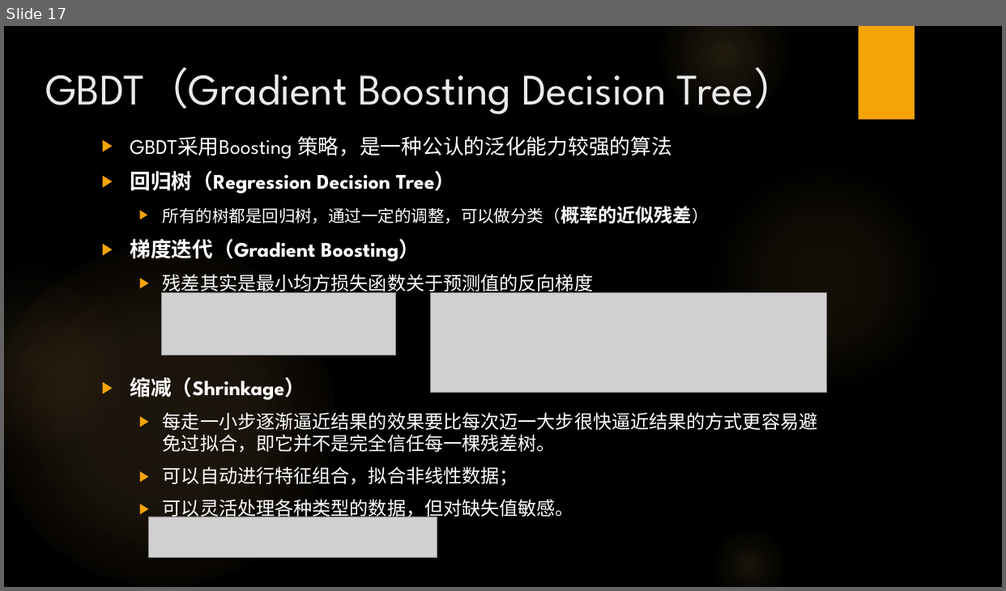
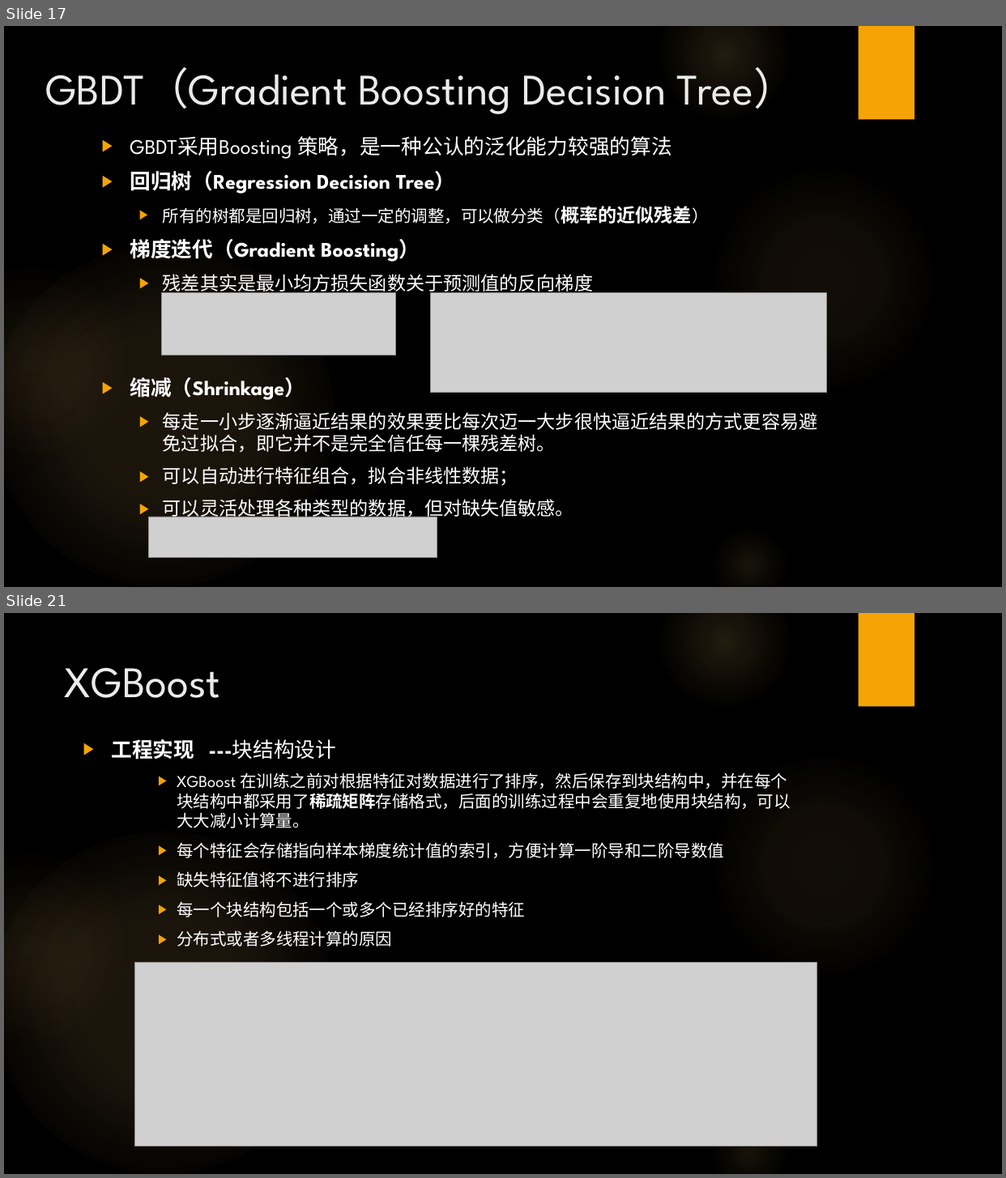
Before and after one commit to RobertWang2/DNN-MI, a slide deck: resources/分享PPT合集/决策树算法发展.pptx. Shown one above the other, each under a label of ours: slide 17 before the commit, slides 17 and 21 after it; the slides between them are not shown. The pictures are 1006x591 and 1006x1178 pixels, drawn with LibreOffice and Linux fonts; fonts in the diff are those of the drawing; grey boxes stand for pictures; background and template pictures are left out. Boxes give left, top, right and bottom in pixels: in the first picture for what was removed or moved away, otherwise in the second. Text is boxed around its words. In the diff, an @@ line names an element or a change of style, - is before the commit and + after.

```diff
--- a/resources/分享PPT合集/决策树算法发展.pptx
+++ b/resources/分享PPT合集/决策树算法发展.pptx
@@ slide 21 added at bbox=[4, 613, 1002, 1174], background picture (left out); not listed: 6 template elements that a slide beside it also shows @@
@@ title added at bbox=[65, 667, 221, 698], 42 pt, text #EBEBEB @@
+XGBoost
@@ text added at bbox=[111, 739, 791, 947], 16 pt, text #FFFFFF @@
+▶ 工程实现 ---块结构设计
+    ▶ XGBoost 在训练之前对根据特征对数据进行了排序，然后保存到块结构中，并在每个块结构中都采用了稀疏矩阵存储格式，后面的训练过程中会重复地使用块结构，可以大大减小计算量。
+    ▶ 每个特征会存储指向样本梯度统计值的索引，方便计算一阶导和二阶导数值
+    ▶ 缺失特征值将不进行排序
+    ▶ 每一个块结构包括一个或多个已经排序好的特征
+    ▶ 分布式或者多线程计算的原因
@@ picture added at bbox=[135, 963, 817, 1147] @@
```
Also in this commit, not shown: 6 slides changed, 4 other slides added, 1 slide removed.
